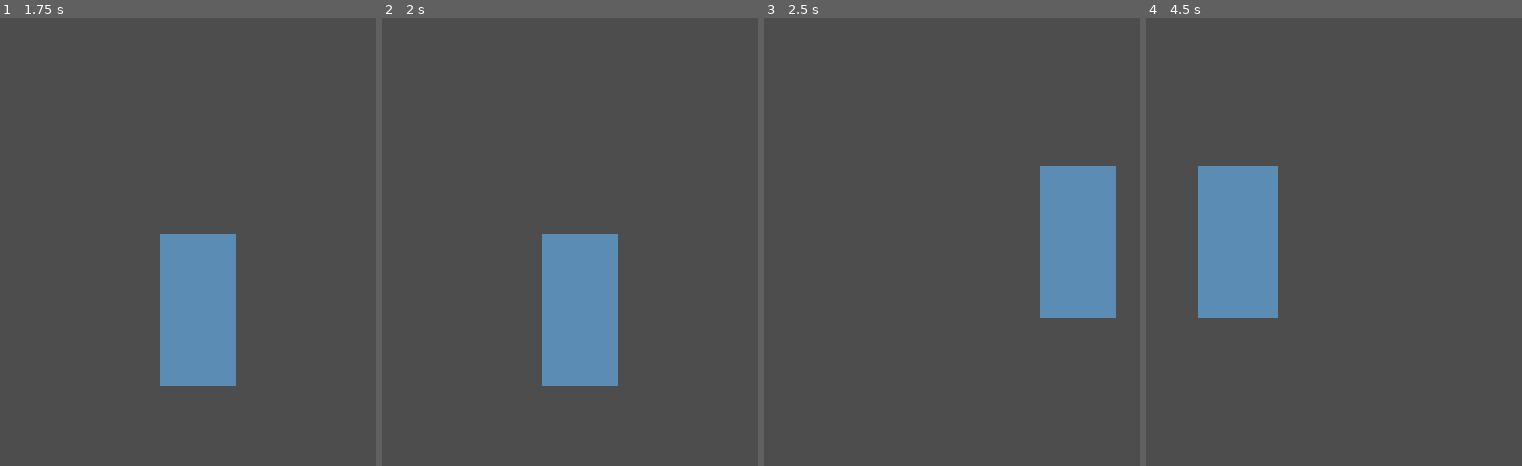
Above: before the commit, frames 1-4 (left to right).
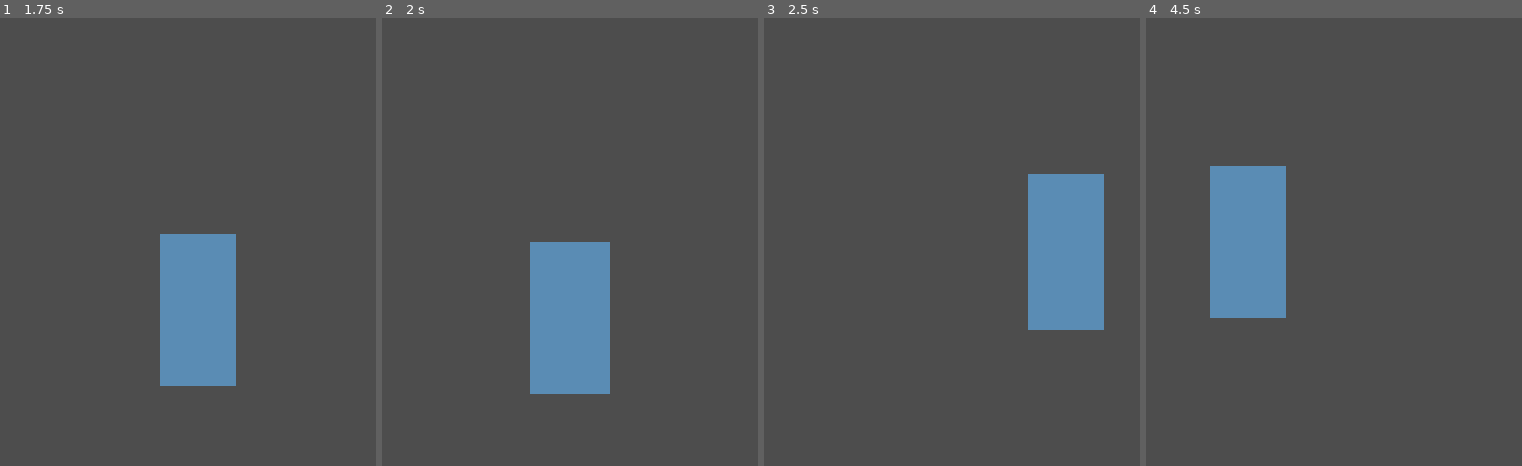
Above: after the commit, the same moments.

Repository: OletheOne/moonhaven
Game: Godot game, scene res://scenes/world/cottage_interior.tscn
Same seed, same stepped clock (60 frames per second), same inputs: the game is played once before the commit and once after it. Before the commit the project starts from res://scenes/systems/player_test.tscn.
Inputs:
- Up to frame 1 (1.75 s): tap Enter (ui_accept) at 0.5, 0.77, 1.25, 1.52 s; hold D (move_right) 0.53-1.28 s; hold Shift (run) 0.53-1.28 s; hold S (move_down) from 1.28 s (still down); tap Shift (run) at 1.35 s
- Up to frame 2 (2 s): keep holding S (move_down)
- Up to frame 3 (2.5 s): release S (move_down) at 2.03 s; hold D (move_right) from 2.03 s (still down); hold Shift (run) from 2.03 s (still down); tap F at 2.1 s
- Up to frame 4 (4.5 s): tap Enter (ui_accept) at 2.75, 3.02, 3.5, 3.77, 4.25 s; release D (move_right) at 2.78 s; release Shift (run) at 2.78 s; hold W (move_up) 2.78-3.53 s; tap Shift (run) at 2.85 s; hold Shift (run) 3.53-4.28 s; hold A (move_left) from 3.53 s (still down); tap F at 4.35 s

Frame 1 is identical in both runs. In frame 2, 2.5% of the frame differs, in the area x 39-63%, y 48-84%; in frame 3, 3.0%, in the area x 70-94%, y 33-70%; in frame 4, 1.8%.

Commit message:
T-04
Co-authored-by: Cursor <cursoragent@cursor.com>

Diff:
--- /dev/null
+++ b/art/sprites/tiles/cottage_interior_tileset.tres
@@ -0,0 +1,20 @@
+[gd_resource type="TileSet" load_steps=2 format=3 uid="uid://cottage_interior_tileset"]
+
+[ext_resource type="Texture2D" path="res://art/sprites/tiles/cottage_interior_atlas.png" id="1_atlas"]
+
+[sub_resource type="TileSetAtlasSource" id="TileSetAtlasSource_cottage"]
+texture = ExtResource("1_atlas")
+texture_region_size = Vector2i(16, 16)
+0:0/0 = 0
+1:0/0 = 0
+1:0/0/physics_layer_0/polygon_0/points = PackedVector2Array(-8, -8, 8, -8, 8, 8, -8, 8)
+2:0/0 = 0
+3:0/0 = 0
+4:0/0 = 0
+5:0/0 = 0
+
+[resource]
+tile_size = Vector2i(16, 16)
+physics_layer_0/collision_layer = 1
+physics_layer_0/collision_mask = 1
+sources/0 = SubResource("TileSetAtlasSource_cottage")
--- a/project.godot
+++ b/project.godot
@@ -15,7 +15,7 @@
 [application]
 
 config/name="Moonhaven"
-run/main_scene="res://scenes/systems/player_test.tscn"
+run/main_scene="res://scenes/world/cottage_interior.tscn"
 config/features=PackedStringArray("4.6", "Forward Plus")
 config/icon="res://icon.svg"
 
--- /dev/null
+++ b/scenes/world/cottage_interior.tscn
@@ -0,0 +1,37 @@
+[gd_scene load_steps=5 format=3 uid="uid://cottage_interior_scene"]
+
+[ext_resource type="Script" path="res://scripts/world/cottage_interior.gd" id="1_interior"]
+[ext_resource type="TileSet" uid="uid://cottage_interior_tileset" path="res://art/sprites/tiles/cottage_interior_tileset.tres" id="2_tileset"]
+[ext_resource type="PackedScene" uid="uid://player_scene" path="res://scenes/player/player.tscn" id="3_player"]
+
+[sub_resource type="RectangleShape2D" id="RectangleShape2D_exit"]
+size = Vector2(32, 16)
+
+[node name="CottageInterior" type="Node2D"]
+script = ExtResource("1_interior")
+
+[node name="TileMap" type="TileMap" parent="."]
+tile_set = ExtResource("2_tileset")
+format = 2
+
+[node name="Floor" type="TileMapLayer" parent="TileMap"]
+
+[node name="WallsDecoration" type="TileMapLayer" parent="TileMap"]
+z_index = 1
+
+[node name="Collision" type="TileMapLayer" parent="TileMap"]
+z_index = 2
+
+[node name="PlayerSpawn" type="Marker2D" parent="."]
+position = Vector2(96, 72)
+
+[node name="Player" parent="." instance=ExtResource("3_player")]
+position = Vector2(96, 72)
+
+[node name="ExitZone" type="Area2D" parent="."]
+position = Vector2(88, 152)
+collision_layer = 0
+collision_mask = 1
+
+[node name="CollisionShape2D" type="CollisionShape2D" parent="ExitZone"]
+shape = SubResource("RectangleShape2D_exit")
--- a/scripts/player/player.gd
+++ b/scripts/player/player.gd
@@ -8,6 +8,10 @@
 @onready var animation_player: AnimationPlayer = $AnimationPlayer
 
 var _facing: Facing = Facing.DOWN
+
+
+func _ready() -> void:
+	add_to_group("player")
 
 
 func _physics_process(_delta: float) -> void:
--- /dev/null
+++ b/scripts/world/cottage_interior.gd
@@ -0,0 +1,64 @@
+@tool
+extends Node2D
+
+const ROOM_WIDTH := 12
+const ROOM_HEIGHT := 10
+const SOURCE_ID := 0
+
+const TILE_FLOOR := Vector2i(0, 0)
+const TILE_WALL := Vector2i(1, 0)
+const TILE_BED := Vector2i(2, 0)
+const TILE_HEARTH := Vector2i(3, 0)
+const TILE_DOOR := Vector2i(4, 0)
+const TILE_CHEST := Vector2i(5, 0)
+
+const DOOR_CELLS: Array[Vector2i] = [Vector2i(5, 9), Vector2i(6, 9)]
+
+@onready var floor_layer: TileMapLayer = $TileMap/Floor
+@onready var walls_layer: TileMapLayer = $TileMap/WallsDecoration
+@onready var collision_layer: TileMapLayer = $TileMap/Collision
+@onready var exit_zone: Area2D = $ExitZone
+
+
+func _ready() -> void:
+	_build_room()
+
+	if not Engine.is_editor_hint():
+		exit_zone.body_entered.connect(_on_exit_zone_body_entered)
+
+
+func _build_room() -> void:
+	if floor_layer == null or walls_layer == null or collision_layer == null:
+		return
+
+	floor_layer.clear()
+	walls_layer.clear()
+	collision_layer.clear()
+
+	for x in ROOM_WIDTH:
+		for y in ROOM_HEIGHT:
+			var cell := Vector2i(x, y)
+			var is_border := x == 0 or x == ROOM_WIDTH - 1 or y == 0 or y == ROOM_HEIGHT - 1
+			var is_door := cell in DOOR_CELLS
+
+			if is_border and not is_door:
+				_set_tile(walls_layer, cell, TILE_WALL)
+				_set_tile(collision_layer, cell, TILE_WALL)
+			elif not is_border:
+				_set_tile(floor_layer, cell, TILE_FLOOR)
+
+	_set_tile(walls_layer, Vector2i(1, 1), TILE_BED)
+	_set_tile(walls_layer, Vector2i(10, 6), TILE_HEARTH)
+	_set_tile(walls_layer, Vector2i(2, 4), TILE_CHEST)
+
+	for door_cell in DOOR_CELLS:
+		_set_tile(walls_layer, door_cell, TILE_DOOR)
+
+
+func _set_tile(layer: TileMapLayer, cell: Vector2i, atlas_coords: Vector2i) -> void:
+	layer.set_cell(cell, SOURCE_ID, atlas_coords)
+
+
+func _on_exit_zone_body_entered(body: Node2D) -> void:
+	if body.is_in_group("player"):
+		print("Door zone entered")
Binary file added: art/sprites/tiles/cottage_interior_atlas.png
Not shown, changed: ASSETS.md
